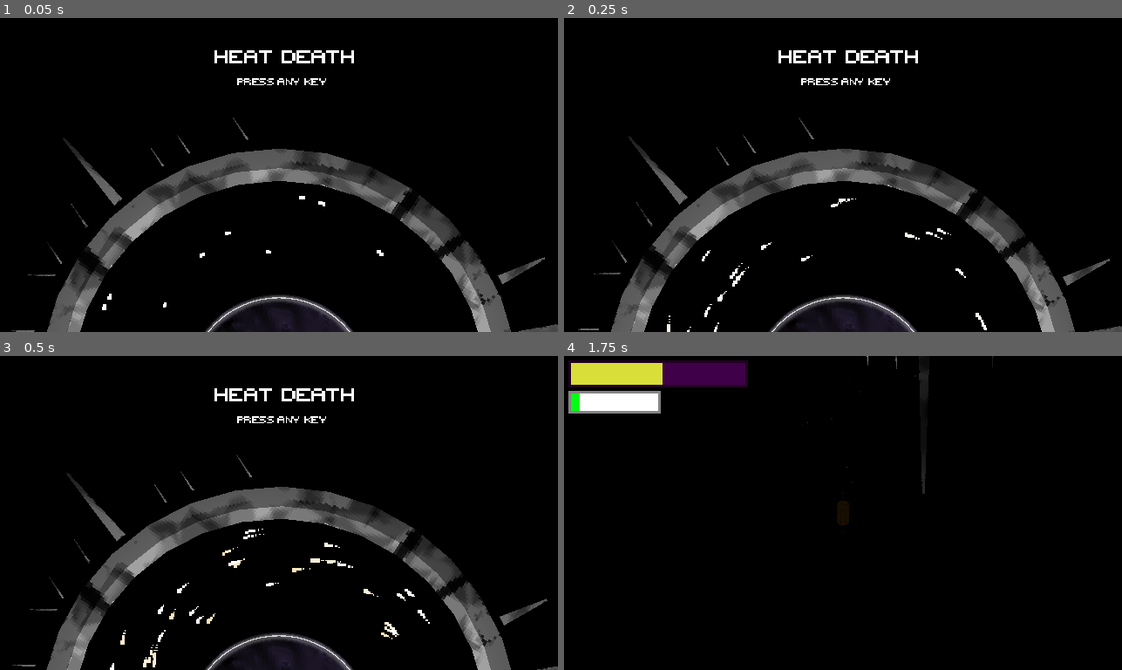
Above: before the commit, frames 1-4 (two rows, left to right).
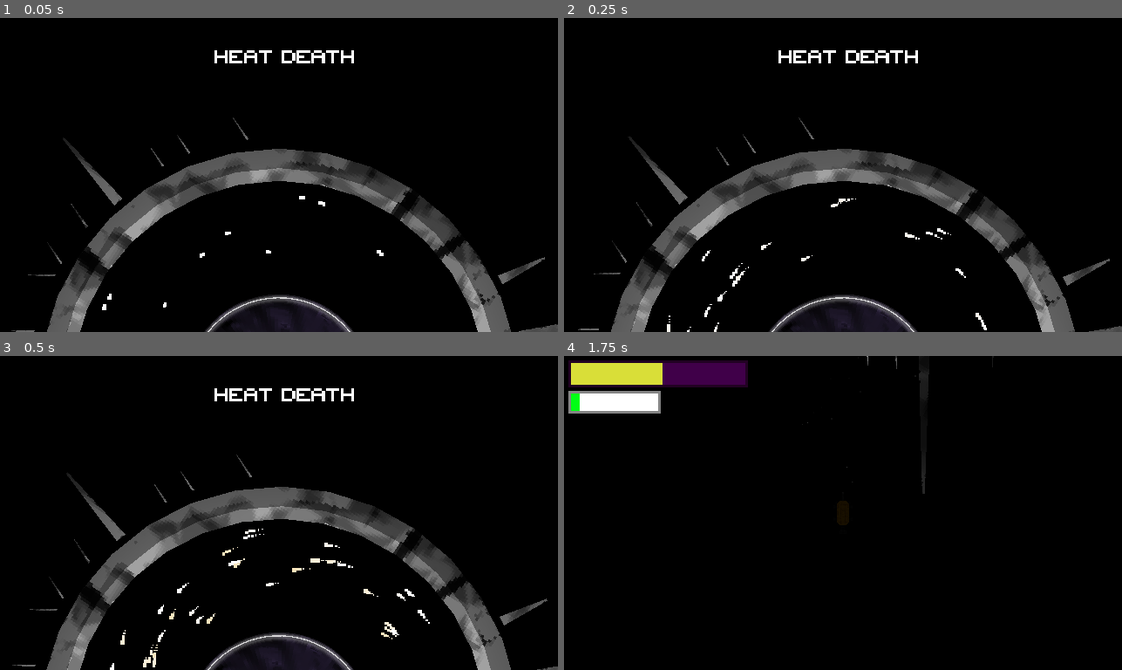
Above: after the commit, the same moments.

Repository: Fl0xy/Ludum_Dare_50
Game: Godot game, scene res://TitleScreen.tscn
Two runs of this game, one before a commit and one after it. Both use one fixed random seed, a clock stepped at 60 frames per second and the inputs below. Sound files missing from this copy of the repository are replaced by a short silence.
Inputs (mouse positions are in pixels of both pictures, inside the frame that each line leads up to):
- Up to frame 1 (0.05 s): no input
- Up to frame 2 (0.25 s): no input
- Up to frame 3 (0.5 s): no input
- Up to frame 4 (1.75 s): tap Enter (ui_accept) at 0.5, 0.77 s; hold Right (ui_right) 0.53-1.25 s; click (965, 399) at 1.25 s

The runs differ from the first frame. In frame 1, 0.2% of the frame differs, in the area x 37-63%, y 19-100%; in frame 2, 0.2%; in frame 3, 0.2%; in frame 4, nothing differs.

Commit message:
fixed animation in title screen

Diff:
--- a/TitleScreen.tscn
+++ b/TitleScreen.tscn
@@ -108,6 +108,7 @@
 
 [node name="AnimationPlayer" type="AnimationPlayer" parent="black_hole"]
 root_node = NodePath("../..")
+autoplay = "rotation"
 anims/RESET = SubResource( 4 )
 anims/rotation = SubResource( 5 )
 
--- a/assets/Title.tscn
+++ b/assets/Title.tscn
@@ -28,10 +28,10 @@
 tracks/0/imported = false
 tracks/0/enabled = true
 tracks/0/keys = {
-"times": PoolRealArray( 0, 1.5, 2.5, 3.5 ),
+"times": PoolRealArray( 0, 1, 2.5, 4 ),
 "transitions": PoolRealArray( 1, 1, 1, 1 ),
 "update": 0,
-"values": [ Color( 1, 1, 1, 1 ), Color( 1, 1, 1, 1 ), Color( 1, 1, 1, 0 ), Color( 1, 1, 1, 0 ) ]
+"values": [ Color( 1, 1, 1, 0 ), Color( 1, 1, 1, 0 ), Color( 1, 1, 1, 1 ), Color( 1, 1, 1, 1 ) ]
 }
 
 [node name="Title" type="Node2D"]
